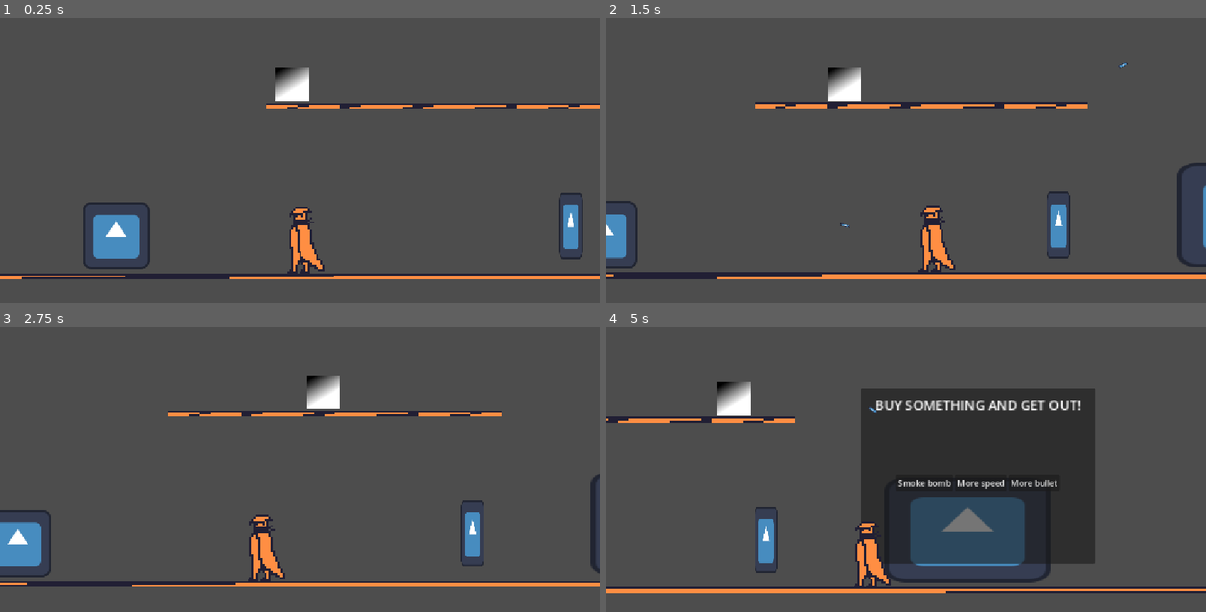
Above: before the commit, frames 1-4 (two rows, left to right).
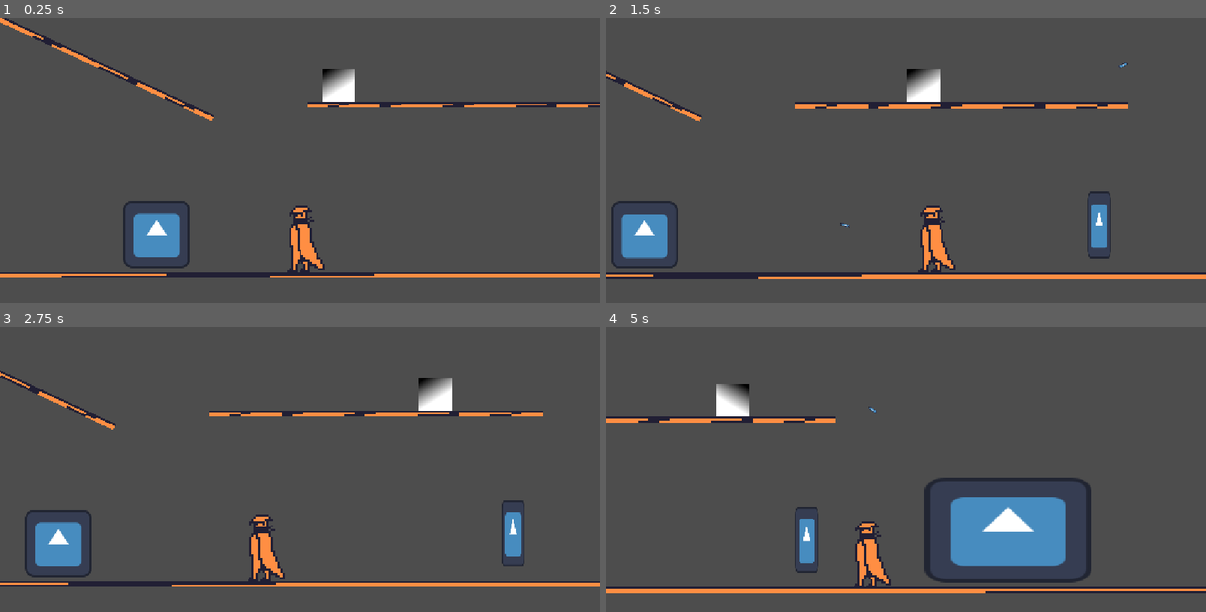
Above: after the commit, the same moments.

Repository: Juan3310/Day-of-a-serial-killer
Game: Godot game, scene res://Scenes/gameplay_tree.tscn
Same seed, same stepped clock (60 frames per second), same inputs: the game is played once before the commit and once after it. The engine's default icon, where the game draws it, is replaced by a stand-in: a white triangle on a blue panel in a dark square.
Inputs (mouse positions are in pixels of both pictures, inside the frame that each line leads up to):
- Up to frame 1 (0.25 s): no input
- Up to frame 2 (1.5 s): tap Enter at 0.5 s; move the mouse to (1038, 169) at 0.52 s; hold D (Go right) from 0.53 s (still down); tap E (Action perform) at 0.6 s; click (1038, 169) at 0.67 s; tap Space (Jump) at 0.77 s; move the mouse to (786, 203) at 1.27 s; click (786, 203) at 1.35 s
- Up to frame 3 (2.75 s): tap Space (Jump) at 1.52 s; move the mouse to (360, 421) at 2.02 s; release D (Go right) at 2.03 s; hold A (Go left) from 2.03 s (still down); tap Alt at 2.1 s
- Up to frame 4 (5 s): move the mouse to (876, 563) at 2.77 s; release A (Go left) at 2.78 s; hold D (Go right) 2.78-4.28 s; tap Shift at 2.85 s; click (876, 563) at 2.92 s; tap Space (Jump) at 3.02, 3.77, 4.52 s; move the mouse to (1086, 546) at 3.52 s; tap E (Action perform) at 3.6 s; move the mouse to (726, 443) at 4.27 s; hold A (Go left) from 4.28 s (still down); click (726, 443) at 4.35 s

The runs differ from the first frame. In frame 1, 7.8% of the frame differs, in the area x 0-100%, y 0-92%; in frame 2, 5.7%; in frame 3, 6.1%; in frame 4, 24%, in the area x 0-82%, y 19-94%.

Commit message:
Fixed the walking enemy, added drone
Forgot to comit last time, but now all is up to date

Diff:
--- a/Scenes/bullet.tscn
+++ b/Scenes/bullet.tscn
@@ -7,6 +7,7 @@
 size = Vector2(20, 5.5)
 
 [node name="Bullet" type="Area2D" unique_id=860861292]
+collision_layer = 8
 script = ExtResource("1_oduel")
 
 [node name="Icon" type="Sprite2D" parent="." unique_id=1620572746]
--- /dev/null
+++ b/Scenes/drone.tscn
@@ -0,0 +1,46 @@
+[gd_scene format=3 uid="uid://bl5l60kr6twi1"]
+
+[ext_resource type="Script" uid="uid://dsbwmnr0fmd8j" path="res://Scripts/drone.gd" id="1_x74uf"]
+[ext_resource type="Texture2D" uid="uid://b2igmh2670hie" path="res://icon.svg" id="2_y2b23"]
+[ext_resource type="Script" uid="uid://cmw3n8jgclw4u" path="res://Scripts/player_search.drone.gd" id="3_n202n"]
+[ext_resource type="Script" uid="uid://c3f0uj8egk3ht" path="res://Scripts/enviro_casts_drone.gd" id="4_mmlcq"]
+
+[sub_resource type="RectangleShape2D" id="RectangleShape2D_qhjr3"]
+size = Vector2(70, 20)
+
+[node name="Drone" type="Area2D" unique_id=12346410]
+script = ExtResource("1_x74uf")
+
+[node name="Sprite2D" type="Sprite2D" parent="." unique_id=1938013201]
+position = Vector2(-1.9073486e-06, 0)
+scale = Vector2(0.5253906, 0.21875001)
+texture = ExtResource("2_y2b23")
+
+[node name="CollisionShape2D" type="CollisionShape2D" parent="." unique_id=1963375648]
+shape = SubResource("RectangleShape2D_qhjr3")
+
+[node name="PlayerSearch" type="Node2D" parent="." unique_id=1772937186]
+script = ExtResource("3_n202n")
+
+[node name="RayCast2D" type="RayCast2D" parent="PlayerSearch" unique_id=1150798386]
+target_position = Vector2(100, 200)
+
+[node name="RayCast2D2" type="RayCast2D" parent="PlayerSearch" unique_id=1175218858]
+target_position = Vector2(-100, 200)
+
+[node name="RayCast2D3" type="RayCast2D" parent="PlayerSearch" unique_id=1212181615]
+target_position = Vector2(-50, 200)
+
+[node name="RayCast2D4" type="RayCast2D" parent="PlayerSearch" unique_id=200127526]
+target_position = Vector2(50, 200)
+
+[node name="RayCast2D5" type="RayCast2D" parent="PlayerSearch" unique_id=638156236]
+target_position = Vector2(0, 200)
+
+[node name="EnviroCasts" type="Node2D" parent="." unique_id=538246626]
+script = ExtResource("4_mmlcq")
+
+[node name="RayCast2D" type="RayCast2D" parent="EnviroCasts" unique_id=1149739612]
+target_position = Vector2(75, 0)
+
+[connection signal="wall_dect" from="EnviroCasts" to="." method="_on_wall_dect"]
--- a/Scenes/gameplay_tree.tscn
+++ b/Scenes/gameplay_tree.tscn
@@ -7,6 +7,7 @@
 [ext_resource type="PackedScene" uid="uid://c3pes6g278i82" path="res://Scenes/target.tscn" id="5_dd25c"]
 [ext_resource type="PackedScene" uid="uid://ctg3ltutds2u6" path="res://Scenes/shop.tscn" id="6_fkb2u"]
 [ext_resource type="PackedScene" uid="uid://bi0vrrn2uvxck" path="res://Scenes/walking_enemy.tscn" id="7_5arsr"]
+[ext_resource type="PackedScene" uid="uid://bl5l60kr6twi1" path="res://Scenes/drone.tscn" id="8_qll42"]
 
 [node name="GameplayTree" type="Node2D" unique_id=1234816670]
 script = ExtResource("1_cpys3")
@@ -25,14 +26,30 @@
 position = Vector2(1008, 518)
 
 [node name="Killer" parent="." unique_id=1137907393 instance=ExtResource("1_um0va")]
-position = Vector2(100, 552)
+position = Vector2(22, 563)
 
 [node name="GroundTile2" parent="." unique_id=977240334 instance=ExtResource("2_7rkwj")]
 position = Vector2(347, 309)
 scale = Vector2(5, 1)
 
+[node name="GroundTile3" parent="." unique_id=372406256 instance=ExtResource("2_7rkwj")]
+position = Vector2(-444, 194.99998)
+rotation = 0.43633232
+scale = Vector2(5, 1)
+
+[node name="GroundTile4" parent="." unique_id=76911089 instance=ExtResource("2_7rkwj")]
+position = Vector2(311, 58)
+rotation = 1.5707964
+
+[node name="GroundTile5" parent="." unique_id=1684092356 instance=ExtResource("2_7rkwj")]
+position = Vector2(-381, 55)
+rotation = 1.5707964
+
 [node name="enemy" parent="." unique_id=1928524964 instance=ExtResource("7_5arsr")]
 position = Vector2(60, 266)
+
+[node name="Drone" parent="." unique_id=12346410 instance=ExtResource("8_qll42")]
+position = Vector2(3, 43)
 
 [connection signal="inspect" from="Poster" to="." method="_poster_inspected"]
 [connection signal="got_shot" from="Target" to="." method="_on_target_got_shot"]
--- a/Scenes/target.tscn
+++ b/Scenes/target.tscn
@@ -7,6 +7,7 @@
 size = Vector2(104, 116)
 
 [node name="Target" type="Area2D" unique_id=226955712]
+collision_mask = 8
 script = ExtResource("1_ls7vh")
 
 [node name="Sprite2D" type="Sprite2D" parent="." unique_id=2140623388]
--- a/Scenes/walking_enemy.tscn
+++ b/Scenes/walking_enemy.tscn
@@ -39,13 +39,25 @@
 script = ExtResource("3_6i0yf")
 
 [node name="RayCast2D" type="RayCast2D" parent="Node2D/PlayerSearch" unique_id=842823119]
-target_position = Vector2(150, 0)
+target_position = Vector2(350, 0)
+
+[node name="RayCast2D4" type="RayCast2D" parent="Node2D/PlayerSearch" unique_id=152004158]
+target_position = Vector2(-100, 0)
+
+[node name="RayCast2D7" type="RayCast2D" parent="Node2D/PlayerSearch" unique_id=1349717780]
+target_position = Vector2(0, -100)
 
 [node name="RayCast2D2" type="RayCast2D" parent="Node2D/PlayerSearch" unique_id=1029323900]
-target_position = Vector2(150, 50)
+target_position = Vector2(350, 50)
+
+[node name="RayCast2D5" type="RayCast2D" parent="Node2D/PlayerSearch" unique_id=786492556]
+target_position = Vector2(-100, 50)
 
 [node name="RayCast2D3" type="RayCast2D" parent="Node2D/PlayerSearch" unique_id=154145789]
-target_position = Vector2(150, -50)
+target_position = Vector2(350, -50)
+
+[node name="RayCast2D6" type="RayCast2D" parent="Node2D/PlayerSearch" unique_id=1131310337]
+target_position = Vector2(-100, -50)
 
 [node name="Area2D" type="Area2D" parent="." unique_id=312682725]
 
@@ -57,3 +69,5 @@
 
 [connection signal="floor_dect" from="Node2D/EnviroCasts" to="." method="_on_floor_dect"]
 [connection signal="wall_dect" from="Node2D/EnviroCasts" to="." method="_on_wall_dect"]
+[connection signal="player_detected" from="Node2D/PlayerSearch" to="." method="_on_player_detected"]
+[connection signal="player_lost" from="Node2D/PlayerSearch" to="." method="_on_player_lost"]
--- a/Scripts/bullet.gd
+++ b/Scripts/bullet.gd
@@ -1,11 +1,11 @@
 extends Area2D
 
 var direction : Vector2
-var player_position : Vector2
+var shoot_position : Vector2
 var speed := 900.0
 # Called when the node enters the scene tree for the first time.
 func _ready() -> void:
-	position = player_position
+	position = shoot_position
 	rotation = direction.angle()
 	print(position)
 
--- /dev/null
+++ b/Scripts/drone.gd
@@ -0,0 +1,17 @@
+extends Area2D
+
+var speed := 100.0
+var direction : Vector2
+
+func _ready() -> void:
+	pass
+
+
+# Called every frame. 'delta' is the elapsed time since the previous frame.
+func _process(delta: float) -> void:
+	direction = Vector2(scale.x, 0)
+	position += direction * speed * delta
+
+
+func _on_wall_dect() -> void:
+	scale.x *= -1
--- /dev/null
+++ b/Scripts/enviro_casts_drone.gd
@@ -0,0 +1,16 @@
+extends Node2D
+
+
+var ray : RayCast2D
+
+
+signal wall_dect
+
+func _ready() -> void:
+	ray = $RayCast2D
+
+
+# Called every frame. 'delta' is the elapsed time since the previous frame.
+func _process(delta: float) -> void:
+	if ray.get_collider() is StaticBody2D:
+		wall_dect.emit()
--- a/Scripts/enviro_casts_walking_enemy.gd
+++ b/Scripts/enviro_casts_walking_enemy.gd
@@ -1,4 +1,4 @@
-extends Node
+extends Node2D
 
 var floor_ray : RayCast2D
 var wall_ray : RayCast2D
--- a/Scripts/gameplay.gd
+++ b/Scripts/gameplay.gd
@@ -20,10 +20,10 @@
 	else:
 		print("checklisted already")
 
-func on_shoot_emit(direction, killer_position):
+func on_shoot_emit(direction, shooter_postion):
 	var bullet = bullet_scene.instantiate()
 
-	bullet.player_position = killer_position
+	bullet.shoot_position = shooter_postion
 	bullet.direction = direction
 	$".".add_child(bullet)
 
--- /dev/null
+++ b/Scripts/player_search.drone.gd
@@ -0,0 +1,11 @@
+extends Node2D
+
+
+# Called when the node enters the scene tree for the first time.
+func _ready() -> void:
+	pass # Replace with function body.
+
+
+# Called every frame. 'delta' is the elapsed time since the previous frame.
+func _process(delta: float) -> void:
+	pass
--- a/Scripts/player_search_walking_enemy.gd
+++ b/Scripts/player_search_walking_enemy.gd
@@ -1,11 +1,19 @@
-extends Node
+extends Node2D
+var n : int
 
+var rayList = []
+var rayListManual = []
+signal player_detected(distance : Vector2)
+signal player_lost
 
-# Called when the node enters the scene tree for the first time.
 func _ready() -> void:
-	pass # Replace with function body.
+	rayList = Array(get_children())
 
-
-# Called every frame. 'delta' is the elapsed time since the previous frame.
-func _process(delta: float) -> void:
-	pass
+func _process(_delta: float) -> void:
+	for ray in rayList:
+		if ray.get_collider() is CharacterBody2D:
+			player_detected.emit(ray.get_collider().global_position - ray.get_parent().global_position)
+			n += 1
+	if n == 0:
+		player_lost.emit()
+	n = 0
--- a/Scripts/walking_enemy.gd
+++ b/Scripts/walking_enemy.gd
@@ -1,26 +1,46 @@
 extends CharacterBody2D
 
 @onready
-var direction := 1.0
+#var patrol_direction : Vector2
+var direction : Vector2
+
 var speed := 100.0
 
+var dist_to_player : Vector2
 
 var player_detected := false
 
+func _ready() -> void:
+	pass
+
 func _physics_process(delta: float) -> void:
+
 	if not player_detected:
-		patrol()
+		direction = Vector2($Node2D.scale.x, 0)
+		speed = 150.0
+	else:
+		direction = dist_to_player
+		$Node2D.scale.x = direction.x
+		speed = 250.0
+	velocity.x = direction.x * speed
+	velocity += get_gravity() * delta
 	move_and_slide()
 
 
 func _on_floor_dect() -> void:
-	direction *= -1
-	scale.x *= -1
+	if not player_detected:
+		$Node2D.scale.x *= -1
 
 
 func _on_wall_dect() -> void:
-	direction *= -1
-	scale.x *= -1
+	if not player_detected:
+		$Node2D.scale.x *= -1
 
-func patrol():
-	velocity.x = direction * speed
+func _on_player_detected(distance: Vector2) -> void:
+	player_detected = true
+	dist_to_player = Vector2(distance.x, 0).normalized()
+
+
+
+func _on_player_lost() -> void:
+	player_detected = false
Not shown, added: Scripts/drone.gd.uid
Not shown, added: Scripts/enviro_casts_drone.gd.uid
Not shown, added: Scripts/player_search.drone.gd.uid
Not shown, added: Scenes/walking_enemy.tscn2743640592.tmp
